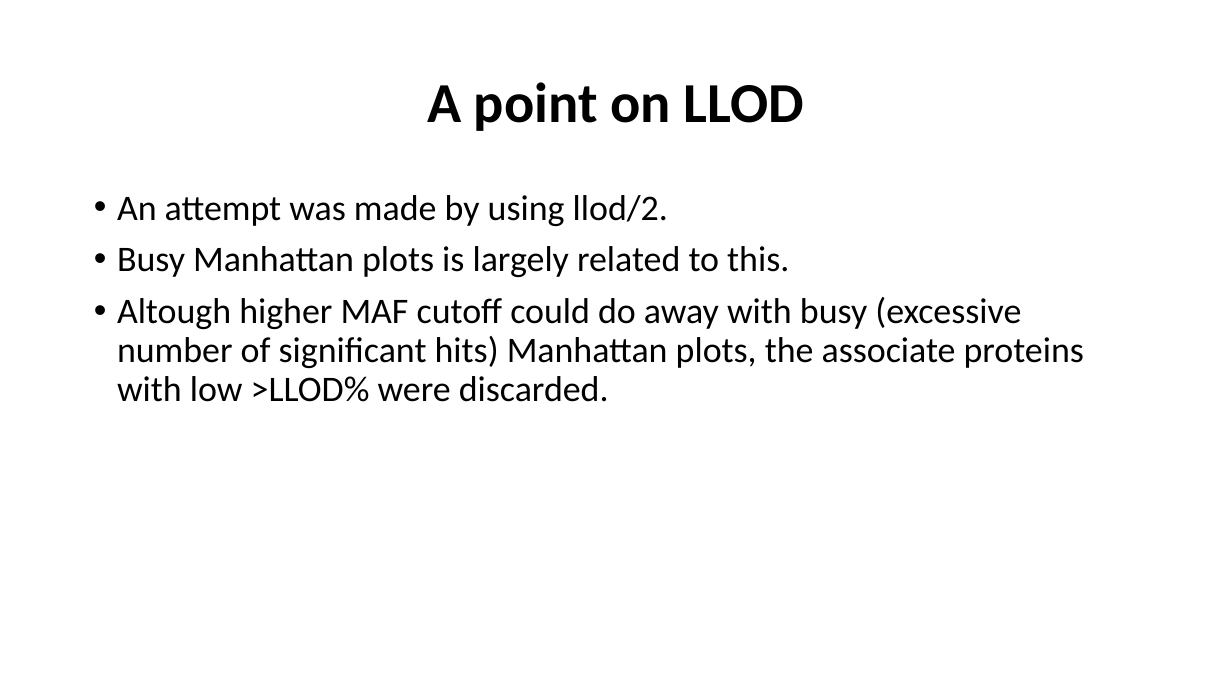
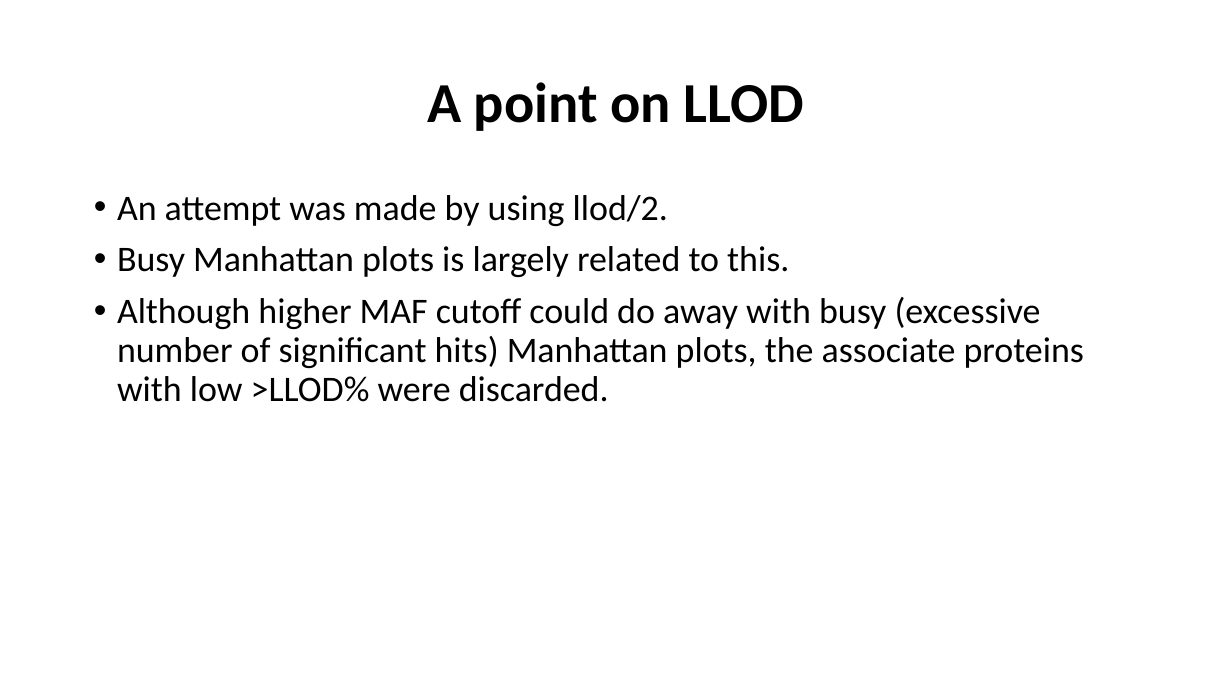
Before and after one commit to jinghuazhao/INF, a slide deck: slide 5 of doc/SCALLOP_INF1-120419.pptx. Drawn at 1232x693 pixels with LibreOffice and Linux fonts; fonts in the diff are those of the drawing. Boxes give left, top, right and bottom in pixels: in the first picture for what was removed or moved away, otherwise in the second. Text is boxed around its words. In the diff, an @@ line names an element or a change of style, - is before the commit and + after.

```diff
--- a/doc/SCALLOP_INF1-120419.pptx
+++ b/doc/SCALLOP_INF1-120419.pptx
@@ text at [117, 297, 1084, 402]: text changed @@
-• Altough higher MAF cutoff could do away with busy (excessive number of significant hits) Manhattan plots, the associate proteins with low >LLOD% were discarded.
+• Although higher MAF cutoff could do away with busy (excessive number of significant hits) Manhattan plots, the associate proteins with low >LLOD% were discarded.
```
Also in this commit, not shown: 7 other slides changed.
